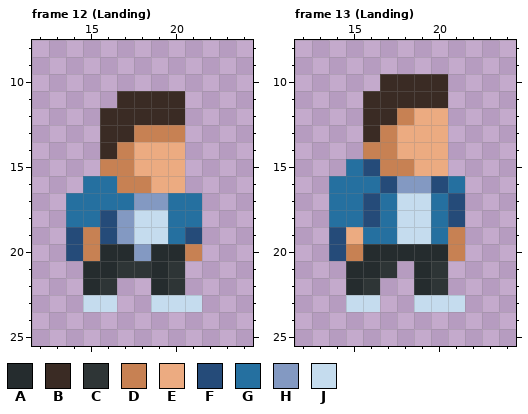
Pixel-art file -- Assets/Sprites & Tiles/Aseprite/H_Character_animations.aseprite. The picture above was drawn from the file before the commit.
36x32 pixels, 43 frames. Shown: frame 12 (Landing): x 12..24, y 8..25; frame 13 (Landing): x 12..24, y 8..25. The commit also changed other frames, which this record leaves out.
Palette (. is transparent): A #252c2e  B #3a2b24  C #2e3536  D #c78153  E #ecab81  F #254b79  G #2570a0  H #8399c2  J #c5dcee
Pixels before, frame 12 (Landing), first column x 14:
11 ...BBBB.
12 ..BBBBB.
13 ..BBDDD.
14 ..BDEEE.
15 ..DDEEE.
16 .GGDDEE.
17 GGGGHHGG
18 GGFHJJGG
19 FDFHJJGF
20 FDAAHAAD
21 .AACCAC.
22 .AC..AC.
23 .JJ..JJJ
Pixels before, frame 13 (Landing), first column x 14:
10 ...BBBB.
11 ..BBBBB.
12 ..BBDEE.
13 ..BDEEE.
14 ..DDEEE.
15 .GFDDEE.
16 GGGFHHFG
17 GGFGJJGF
18 GGFGJJGF
19 FEGGJJGD
20 FDAAAAAD
21 .AAC.AC.
22 .AC..AC.
23 .JJ..JJJ
The same view after the edit:
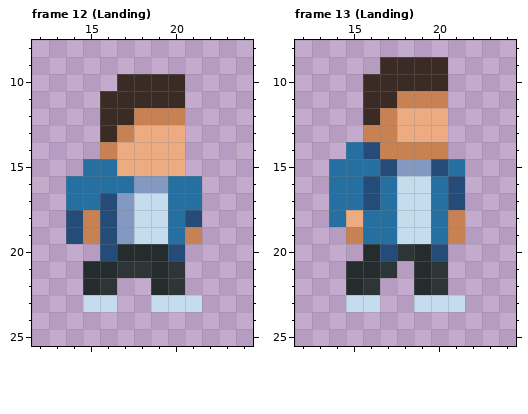
Change:
Frame 12 (Landing), layer "Character":
Colour A replaces colour H in row 20 at x 18.
Colour B is added in row 10 at x 17 to 20; in row 11 at x 16.
Colour D replaces colour B in row 12 at x 18 to 20; in row 13 at x 17; in row 14 at x 16.
Colour D replaces colour F in row 19 at x 21.
Colour D replaces colour G in row 18 at x 15.
Colour E replaces colour D in row 13 at x 18 to 20; in rows 14 to 15 at x 17.
Colour F replaces colour A in row 20 at x 16 and 20.
Colour F replaces colour G in row 17 at x 16; in row 18 at x 14 and 21.
Colour G is added in row 15 at x 15; in row 16 at x 14 and 21.
Colour G replaces colour D in row 15 at x 16; in row 16 at x 17.
Colour G replaces colour E in row 16 at x 20.
Colour H replaces colour D in row 16 at x 18.
Colour H replaces colour E in row 16 at x 19.
Colour H replaces colour G in row 17 at x 17.
Colour J replaces colour H in row 17 at x 18 to 19.
Colour D is removed in row 20 at x 15 and 21.
Colour F is removed in row 20 at x 14.
Frame 13 (Landing), layer "Character":
Colour B is added in row 9 at x 17 to 20; in row 10 at x 16.
Colour C replaces colour A in row 20 at x 18.
Colour D replaces colour B in row 11 at x 18 to 20; in row 12 at x 17; in row 13 at x 16.
Colour D replaces colour E in row 14 at x 18 to 20; in row 19 at x 15.
Colour D replaces colour F in row 18 at x 21.
Colour E replaces colour D in row 12 at x 18.
Colour E replaces colour G in row 18 at x 15.
Colour F replaces colour A in row 20 at x 17 and 20.
Colour F replaces colour D in row 14 at x 16; in row 15 at x 17.
Colour F replaces colour E in row 15 at x 20.
Colour F replaces colour G in row 16 at x 16 and 21.
Colour G is added in row 14 at x 15; in row 15 at x 14 and 21.
Colour G replaces colour F in row 15 at x 16; in row 16 at x 17 and 20; in row 18 at x 16.
Colour H replaces colour D in row 15 at x 18.
Colour H replaces colour E in row 15 at x 19.
Colour J replaces colour H in row 16 at x 18 to 19.
Colour D is removed in row 20 at x 15 and 21.
Colour F is removed in rows 19 to 20 at x 14.
Changed places in both pictures, as pixel boxes (x1, y1, x2, y2):
changed: (66, 74, 202, 261)
changed: (329, 57, 465, 261)
